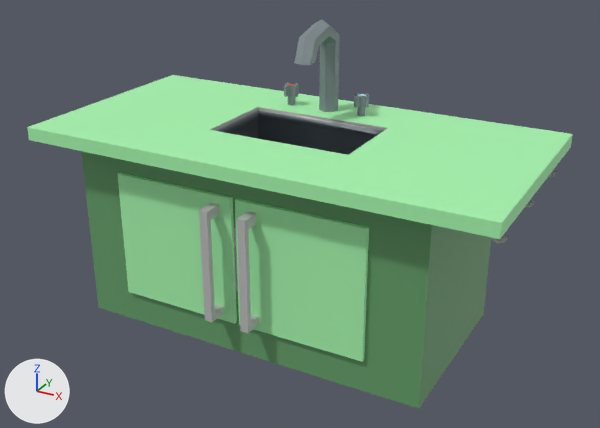
Renders of the FBX model Game/Assets/Models/Sink.fbx from each side of a commit.
Before and after are seen from a 50 mm camera at (1.71, -3.08, 2.08) aimed at (0.04, -0.04, 0.57). Lighting does not change. The marker at lower left points along +X, +Y and +Z. Where no turn or scale is listed for an object, it has been applied to the vertices. Vertices at the same position are counted once.

The first picture shows 'Sink_Or_counter_pCube28'.
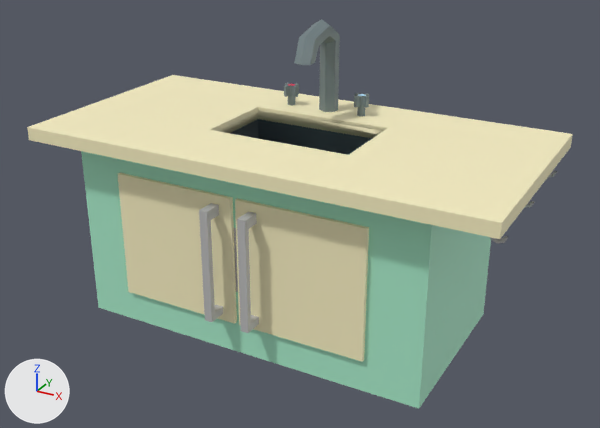
The newer file is also turned or shifted as a whole; pictures and numbers use the older file's frame.

Location of each change, [x1, y1, x2, y2] in pixels of the pictures (600 x 428 px):
'Sink_Or_counter_pCube28', recoloured: [27, 20, 573, 409] in both
part 1 of me_mesh, recoloured (grey to beige): [211, 107, 387, 131] in both
part 2 of me_mesh, recoloured (green to beige): [27, 75, 573, 362] in both
part 3 of me_mesh, recoloured: [216, 111, 383, 138] in both

What the commit changed:
Material 'DarkGreen' (mat_darkgreen) changes colour from green #659f6a to green #abedcd; in linear values from (0.131, 0.348, 0.144) to (0.408, 0.847, 0.608).
Material 'YellowWhite' (mat_yellowwhite) is new.
Its base color is (0.961, 0.886, 0.557) (beige #fbf2c5).
me_mesh is used by ob_sink_or_counter_pcube28; location (0.0, 0.0, 0.01).
me_mesh had 506 vertices, 461 faces and spanned x -1.08..1.08, y -0.54..0.54, z -0.01..1.37.
me_mesh now has 503 vertices, 458 faces and spans x -1.08..1.08, y -0.54..0.54, z -0.01..1.37.
me_mesh part 1: 13 faces spanning x -0.9..0.79, y -0.41..0.45, z 0.87..0.93 switch from mat_lambert1 (grey #bcbcbc) to mat_yellowwhite (beige #fbf2c5).
me_mesh part 2: 41 faces spanning x -1.08..1.08, y -0.54..0.54, z 0.15..0.93 switch from mat_lightgreen (green #a8f9b0) to mat_yellowwhite (beige #fbf2c5).
me_mesh part 3: 4 faces spanning x -0.34..0.34, y -0.18..0.23, z 0.87..0.92 switch from mat_darkgray (grey #808b90) to mat_yellowwhite (beige #fbf2c5).
